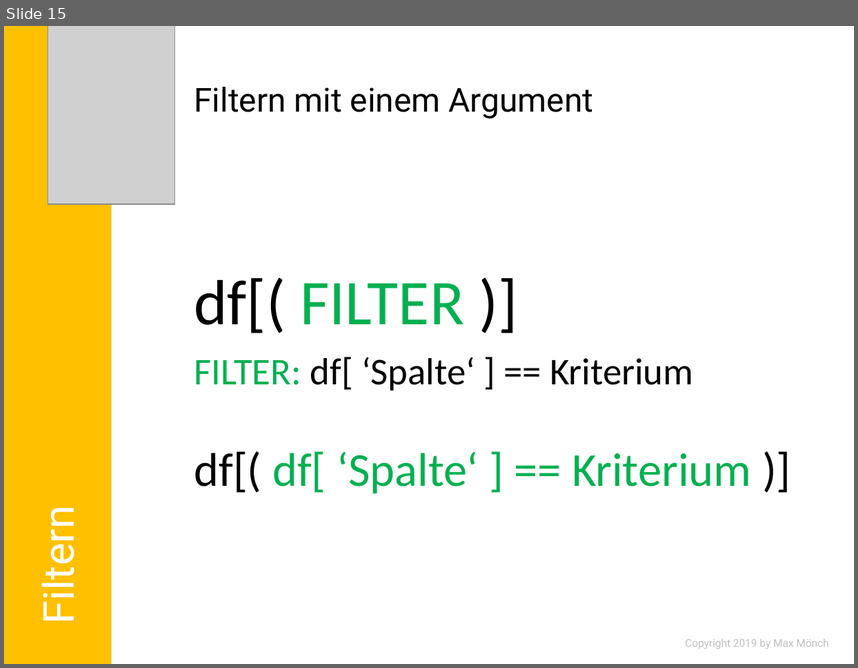
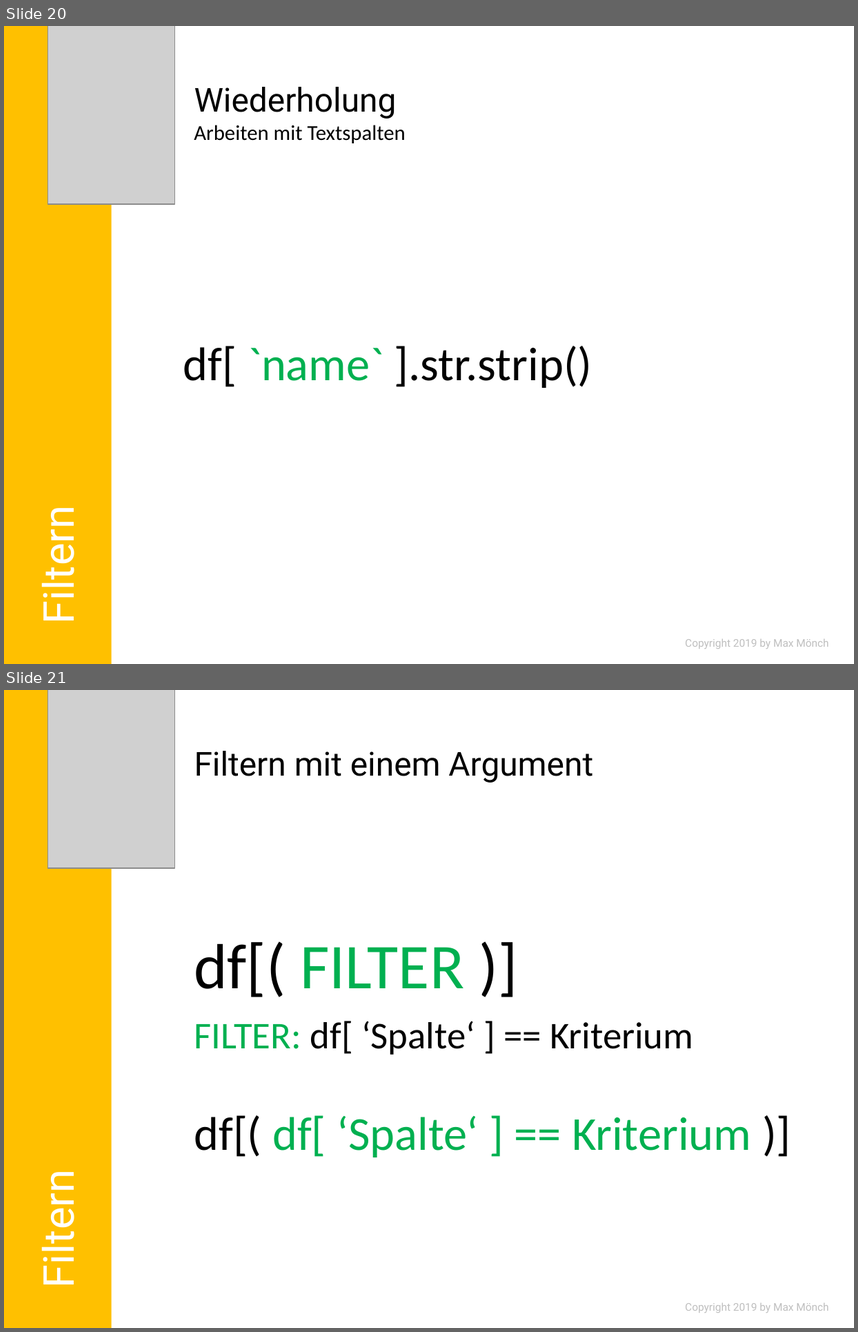
Before and after one commit to MonksterFX/pandas-basic, a slide deck: praesentation/pandas-basic.pptx. Shown one above the other, each under a label of ours: slide 15 before the commit, slides 20 and 21 after it. The pictures are 858x668 and 858x1332 pixels, drawn with LibreOffice and Linux fonts; fonts in the diff are those of the drawing; grey boxes stand for pictures; background and template pictures are left out. Boxes give left, top, right and bottom in pixels: in the first picture for what was removed or moved away, otherwise in the second. Text is boxed around its words. In the diff, an @@ line names an element or a change of style, - is before the commit and + after.

```diff
--- a/praesentation/pandas-basic.pptx
+++ b/praesentation/pandas-basic.pptx
@@ slide 20 added at (4, 26, 854, 664), background #FFFFFF @@
@@ rectangle added at (4, 26, 111, 664), fill #FFC000 @@
@@ picture added at (48, 26, 176, 205) @@
@@ title added at (194, 87, 397, 118), 28 pt, text #000000 @@
+Wiederholung
@@ text added at (194, 125, 406, 143), 18 pt, text #000000 @@
+Arbeiten mit Textspalten
@@ text added at (183, 345, 593, 388), 40 pt, text #000000 @@
+df[ `name` ].str.strip()
@@ text added at (30, 517, 85, 620), 36 pt, text #FFFFFF @@
+Filtern
@@ text added at (685, 639, 829, 648), 9 pt, text #BFBFBF @@
+Copyright 2019 by Max Mönch
@@ what was slide 15 is now slide 21 @@
```
Also in this commit, not shown: 7 slides changed, 5 other slides added, 11 other files.
